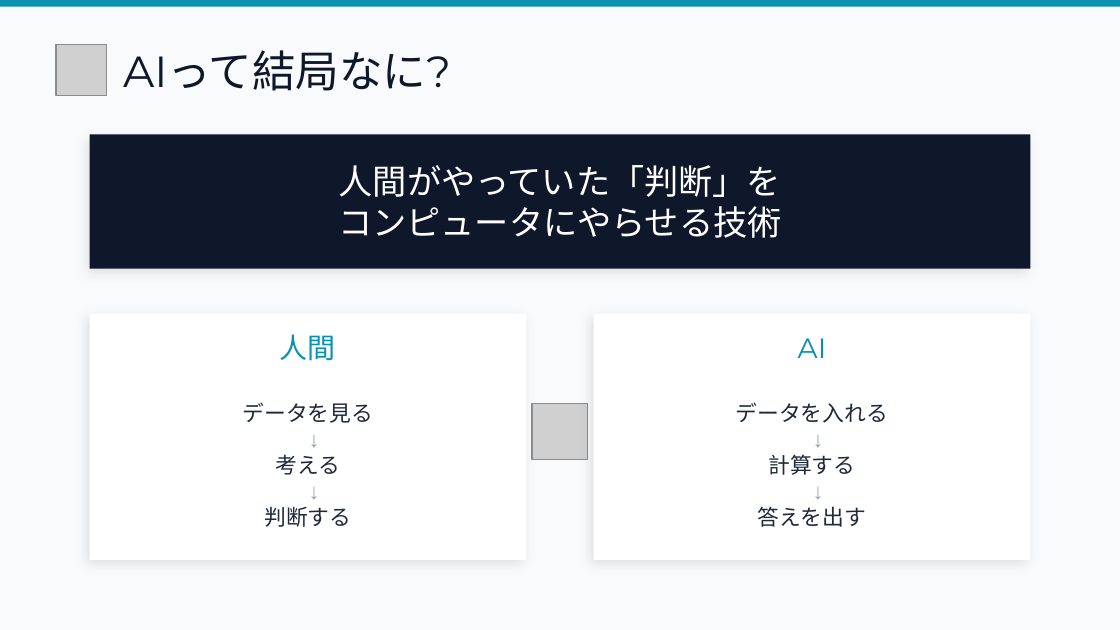
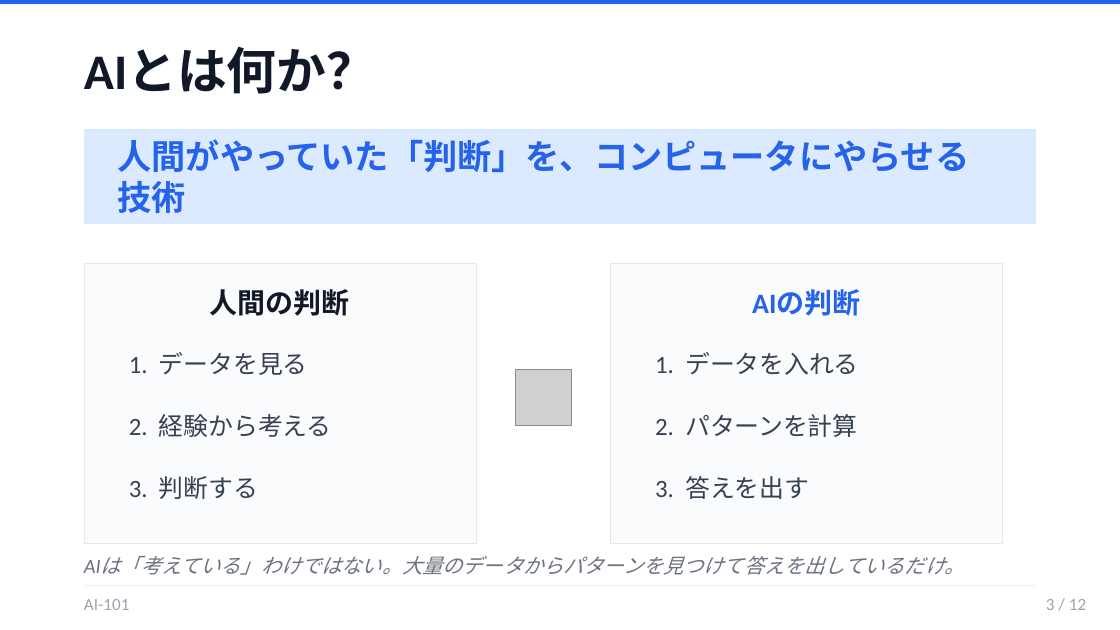
Before and after one commit to kurosaki-yuto/gorilla-knowledge, a slide deck: slide 3 of 黒崎/AI研修一覧/AI-101_AIの基本/スライド.pptx. Drawn at 1120x630 pixels with LibreOffice and Linux fonts; fonts in the diff are those of the drawing; grey boxes stand for pictures. Boxes give left, top, right and bottom in pixels: in the first picture for what was removed or moved away, otherwise in the second. Text is boxed around its words. In the diff, an @@ line names an element or a change of style, - is before the commit and + after.

```diff
--- a/黒崎/AI研修一覧/AI-101_AIの基本/スライド.pptx
+++ b/黒崎/AI研修一覧/AI-101_AIの基本/スライド.pptx
@@ background #F8FAFC to #FFFFFF @@
@@ rectangle at [0,0,1120,4]: fill #0891B2 to #2563EB @@
@@ picture removed at [56,45,106,95] @@
@@ text added at [84,49,376,94], 32 pt, text #111827, bold @@
+AIとは何か？
@@ text removed at [123,50,451,91] @@
-AIって結局なに?
@@ rectangle: place and size @@
-rectangle at [90,134,1030,269]
+rectangle at [84,129,1036,224]
@@ rectangle at [84,129,1036,224]: fill #0F172A to #DBEAFE; shadow off @@
@@ text at [118,139,970,213]: text changed; font Montserrat to Calibri; text colour #FFFFFF to #2563EB; bold on @@
-人間がやっていた「判断」を
-コンピュータにやらせる技術
+人間がやっていた「判断」を、コンピュータにやらせる技術
@@ rectangle at [84,263,476,543]: fill #FFFFFF to #FAFBFC; outline none to #E5E7EB 0.5 pt; shadow off @@
@@ rectangle: place and size @@
-rectangle at [90,314,526,560]
+rectangle at [84,263,476,543]
@@ rectangle: place and size @@
-rectangle at [594,314,1030,560]
+rectangle at [610,263,1002,543]
@@ rectangle at [610,263,1002,543]: fill #FFFFFF to #FAFBFC; outline none to #E5E7EB 0.5 pt; shadow off @@
@@ text at [210,289,350,316]: text changed; font Montserrat to Calibri; text colour #0891B2 to #111827; bold on @@
-人間
+人間の判断
@@ text added at [752,290,860,316], 18 pt, text #2563EB, bold @@
+AIの判断
@@ text at [129,352,308,375]: text changed; size 14 to 16 pt; font Arial to Calibri; text colour #1E293B to #374151 @@
-データを見る
-↓
-考える
-↓
-判断する
+1. データを見る
@@ text added at [655,352,859,375], 16 pt, text #374151 @@
+1. データを入れる
@@ picture added at [515,370,571,426] @@
@@ text added at [129,414,332,437], 16 pt, text #374151 @@
+2. 経験から考える
@@ picture removed at [532,403,588,459] @@
@@ text added at [655,414,857,437], 16 pt, text #374151 @@
+2. パターンを計算
@@ text at [129,476,258,499]: text changed; size 14 to 16 pt; font Arial to Calibri; text colour #1E293B to #374151 @@
-データを入れる
-↓
-計算する
-↓
-答えを出す
+3. 判断する
@@ text added at [655,476,809,499], 16 pt, text #374151 @@
+3. 答えを出す
@@ text added at [101,556,965,575], 13 pt, text #6B7280, italic @@
+AIは「考えている」わけではない。大量のデータからパターンを見つけて答えを出しているだけ。
@@ text at [84,599,129,610]: text changed; size 18 to 11 pt; font Montserrat to Calibri; text colour #0891B2 to #9CA3AF @@
-AI
+AI-101
@@ text added at [1046,599,1086,610], 11 pt, text #9CA3AF @@
+3 / 12
```
Also in this commit, not shown: 11 other slides changed, 21 other files.
